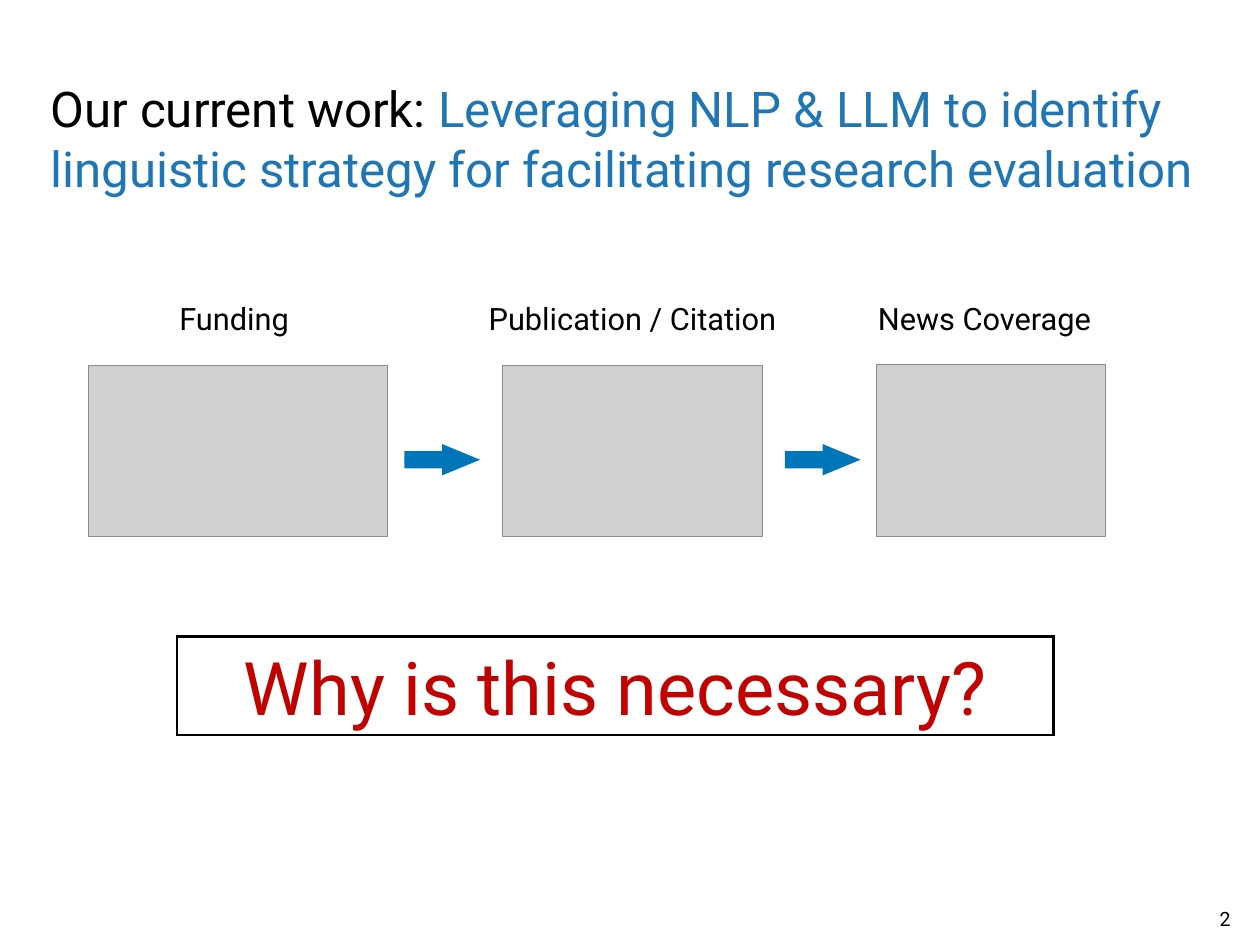
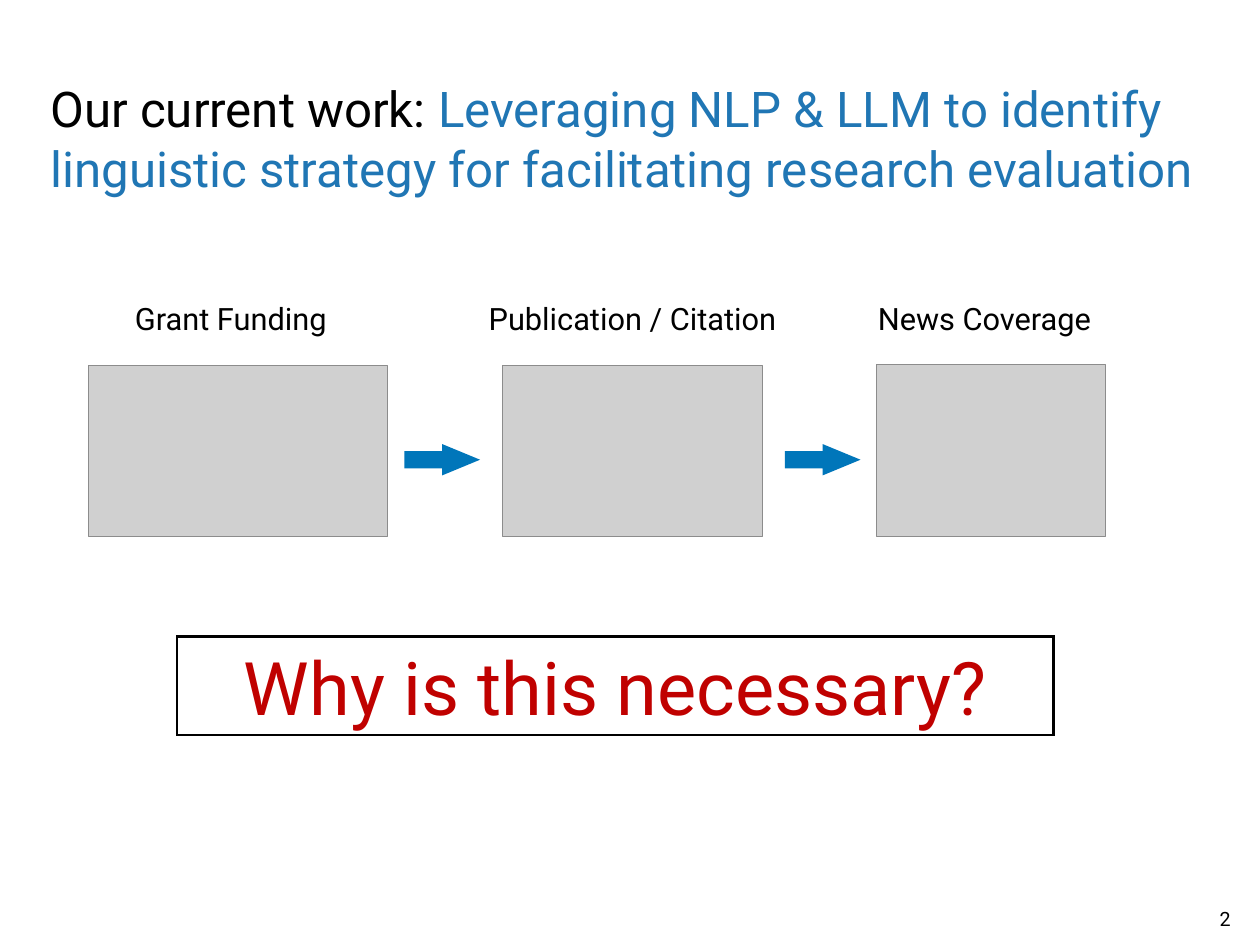
Before and after one commit to haoopeng/haoopeng.github.io, a slide deck: slide 2 of images/hao_slides.pptx. Drawn at 1260x945 pixels with LibreOffice and Linux fonts; fonts in the diff are those of the drawing; grey boxes stand for pictures. Boxes give left, top, right and bottom in pixels: in the first picture for what was removed or moved away, otherwise in the second. Text is boxed around its words. In the diff, an @@ line names an element or a change of style, - is before the commit and + after.

```diff
--- a/images/hao_slides.pptx
+++ b/images/hao_slides.pptx
@@ text at (135,307,327,337): text changed @@
-Funding
+Grant Funding
```
Also in this commit, not shown: 2 other slides changed.
